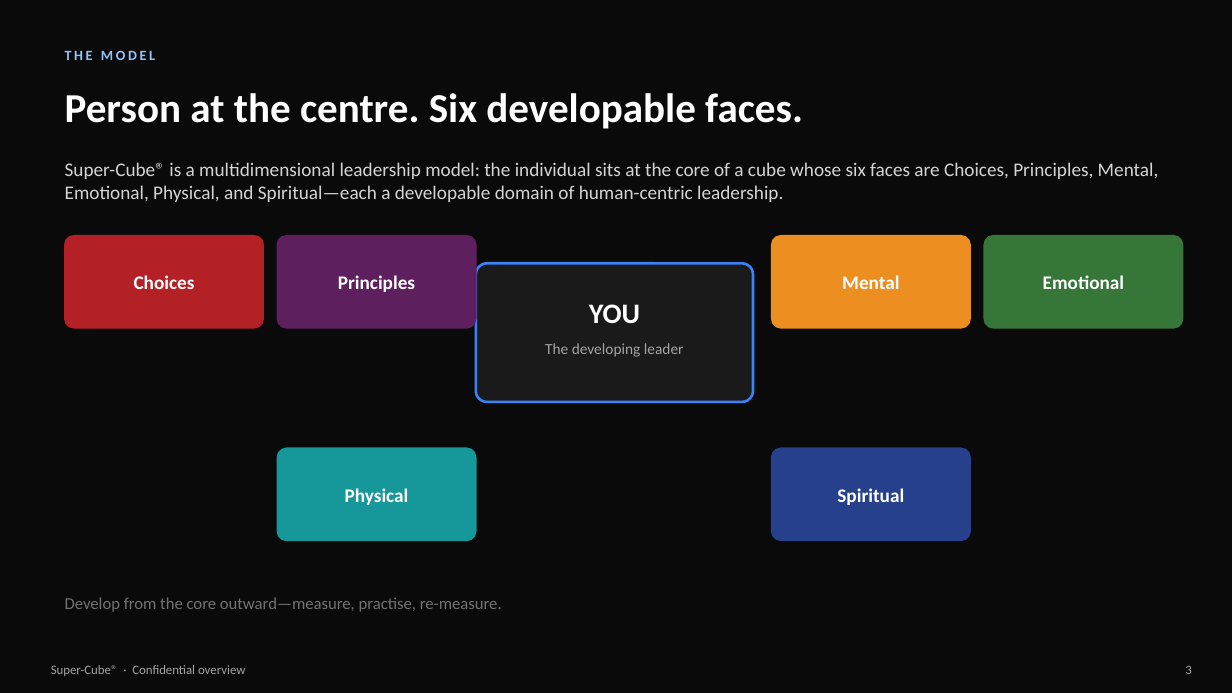
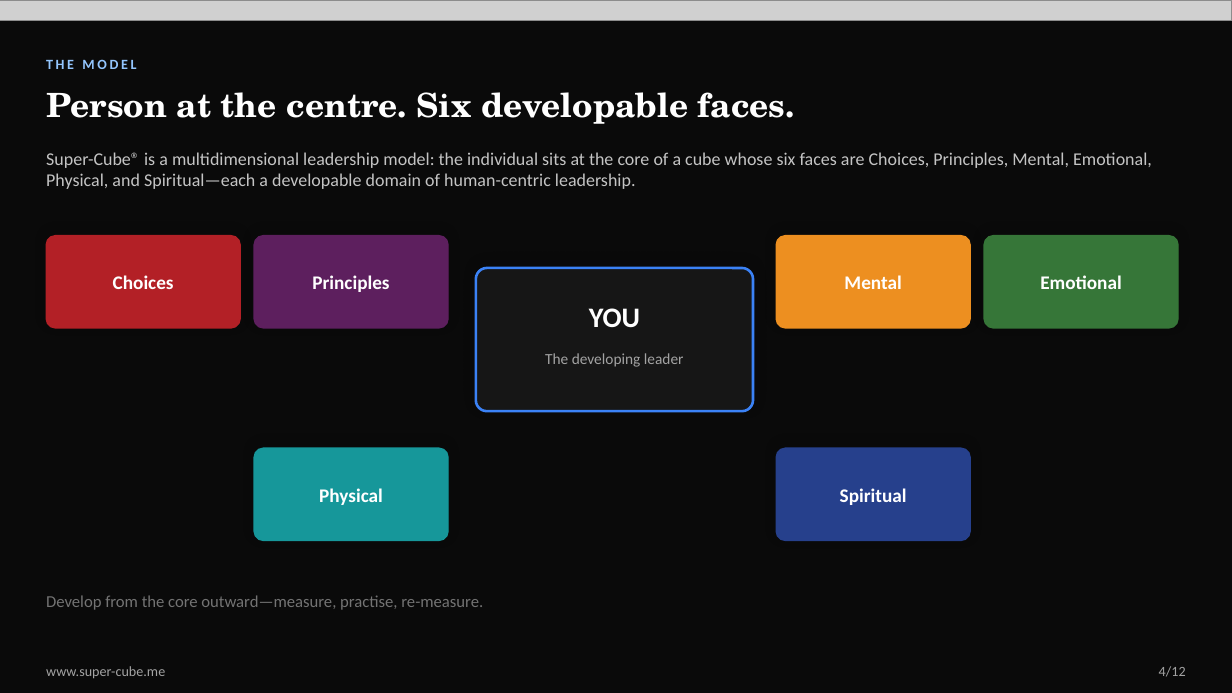
Before and after one commit to bigfivefoods/super-cube-website, a slide deck: slide 4 of public/downloads/super-cube-overview.pptx (slide 3 before the commit). Drawn at 1232x693 pixels with LibreOffice and Linux fonts; fonts in the diff are those of the drawing; grey boxes stand for pictures. Boxes give left, top, right and bottom in pixels: in the first picture for what was removed or moved away, otherwise in the second. Text is boxed around its words. In the diff, an @@ line names an element or a change of style, - is before the commit and + after.

Commit message:
Improve Super-Cube overview PPTX: rainbow header, philosophy–theory–model, footers
Rewrite generate-overview-pptx.mjs with construct-colour gradient headers,
logo-on-white-pill, Philosophy→Theory→Model slide, and www/page footers on all 12 slides.

```diff
--- a/public/downloads/super-cube-overview.pptx
+++ b/public/downloads/super-cube-overview.pptx
@@ picture added at bbox=[0, 0, 1232, 20] @@
@@ text "THE MODEL": place and size @@
-text "THE MODEL" at bbox=[65, 50, 155, 60]
+text "THE MODEL" at bbox=[46, 59, 136, 69]
@@ text "Person at the centre. Six ...": place and size @@
-text "Person at the centre. Six ..." at bbox=[65, 93, 803, 129]
+text "Person at the centre. Six ..." at bbox=[46, 92, 795, 124]
@@ text "Person at the centre. Six ..." at bbox=[46, 92, 795, 124]: size 32 to 26 pt, font Calibri to TeX Gyre Schola @@
@@ text "Super-Cube® is a multidimensional leadership ...": place and size @@
-text "Super-Cube® is a multidimensional leadership ..." at bbox=[65, 162, 1159, 202]
+text "Super-Cube® is a multidimensional leadership ..." at bbox=[46, 152, 1152, 189]
@@ text "Super-Cube® is a multidimensional leadership ..." at bbox=[46, 152, 1152, 189]: size 15 to 14 pt, text colour #D4D4D4 to #C4C4C4 @@
@@ rounded rectangle: place and size @@
-rounded rectangle at bbox=[65, 236, 263, 328]
+rounded rectangle at bbox=[46, 236, 240, 328]
@@ rounded rectangle: place and size @@
-rounded rectangle at bbox=[277, 236, 476, 328]
+rounded rectangle at bbox=[254, 236, 448, 328]
@@ rounded rectangle: place and size @@
-rounded rectangle at bbox=[772, 236, 970, 328]
+rounded rectangle at bbox=[776, 236, 970, 328]
@@ rounded rectangle: place and size @@
-rounded rectangle at bbox=[984, 236, 1183, 328]
+rounded rectangle at bbox=[984, 236, 1178, 328]
@@ text "Choices": place and size @@
-text "Choices" at bbox=[134, 275, 195, 289]
+text "Choices" at bbox=[113, 275, 174, 289]
@@ text "Principles": place and size @@
-text "Principles" at bbox=[338, 275, 415, 292]
+text "Principles" at bbox=[312, 275, 389, 292]
@@ rounded rectangle: place and size @@
-rounded rectangle at bbox=[476, 263, 753, 402]
+rounded rectangle at bbox=[476, 268, 753, 411]
@@ rounded rectangle at bbox=[476, 268, 753, 411]: fill #1A1A1A to #161616; shadow on; proportions changed @@
@@ text "YOU": place and size @@
-text "YOU" at bbox=[589, 304, 640, 323]
+text "YOU" at bbox=[589, 308, 640, 328]
@@ text "The developing leader": place and size @@
-text "The developing leader" at bbox=[545, 343, 684, 357]
+text "The developing leader" at bbox=[545, 353, 684, 367]
@@ shadow on in 6 elements at bbox=[776, 236, 970, 328], bbox=[776, 448, 970, 541], bbox=[984, 236, 1178, 328], bbox=[46, 236, 240, 328], bbox=[254, 236, 448, 328], bbox=[254, 448, 448, 541] @@
@@ rounded rectangle: place and size @@
-rounded rectangle at bbox=[277, 448, 476, 541]
+rounded rectangle at bbox=[254, 448, 448, 541]
@@ rounded rectangle: place and size @@
-rounded rectangle at bbox=[772, 448, 970, 541]
+rounded rectangle at bbox=[776, 448, 970, 541]
@@ text "Physical": place and size @@
-text "Physical" at bbox=[345, 488, 409, 505]
+text "Physical" at bbox=[319, 488, 383, 505]
@@ text "Develop from the core outward—measure, ...": place and size @@
-text "Develop from the core outward—measure, ..." at bbox=[65, 597, 502, 612]
+text "Develop from the core outward—measure, ..." at bbox=[46, 595, 483, 610]
@@ text at bbox=[46, 666, 165, 678]: text changed; size 10 to 11 pt @@
-Super-Cube® · Confidential overview
+www.super-cube.me
@@ text added at bbox=[1159, 666, 1186, 677], 11 pt, text #A3A3A3 @@
+4/12
@@ text removed at bbox=[1185, 665, 1191, 674] @@
-3
```
Also in this commit, not shown: 9 other slides changed, 2 slides added, 2 slides removed, 4 other files.
